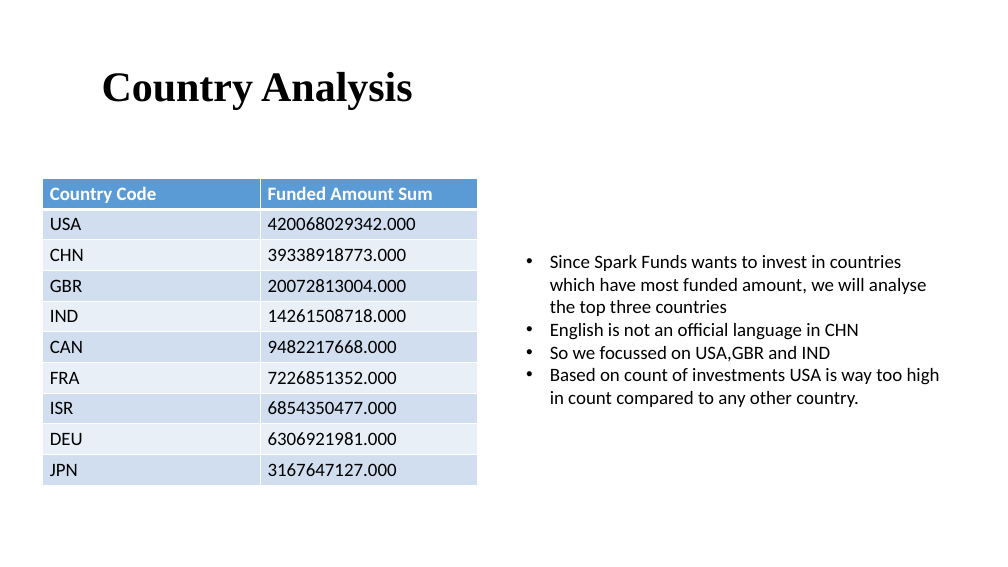
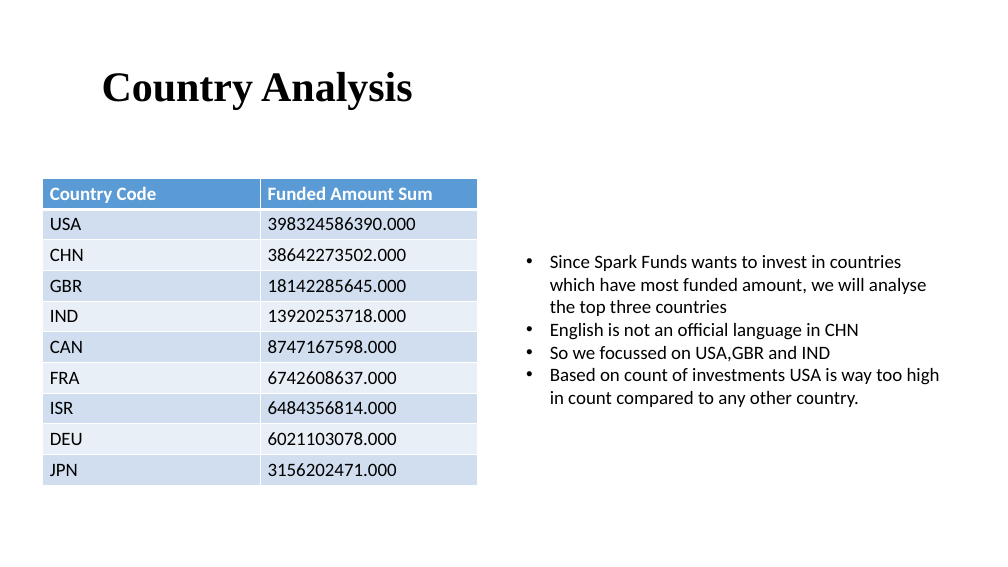
Before and after one commit to sameerg07/EDA_SparkFunds, a slide deck: slide 6 of Data/INVEST.pptx. Drawn at 1008x567 pixels with LibreOffice and Linux fonts; fonts in the diff are those of the drawing; background and template pictures are left out. Boxes give left, top, right and bottom in pixels: in the first picture for what was removed or moved away, otherwise in the second. Text is boxed around its words. In the diff, an @@ line names an element or a change of style, - is before the commit and + after.

```diff
--- a/Data/INVEST.pptx
+++ b/Data/INVEST.pptx
@@ table at (42,178,478,481) @@
-row 2, column 2: 420068029342.000
+row 2, column 2: 398324586390.000
-row 3, column 2: 39338918773.000
+row 3, column 2: 38642273502.000
-row 4, column 2: 20072813004.000
+row 4, column 2: 18142285645.000
-row 5, column 2: 14261508718.000
+row 5, column 2: 13920253718.000
-row 6, column 2: 9482217668.000
+row 6, column 2: 8747167598.000
-row 7, column 2: 7226851352.000
+row 7, column 2: 6742608637.000
-row 8, column 2: 6854350477.000
+row 8, column 2: 6484356814.000
-row 9, column 2: 6306921981.000
+row 9, column 2: 6021103078.000
-row 10, column 2: 3167647127.000
+row 10, column 2: 3156202471.000
```
Also in this commit, not shown: 8 other slides changed, 8 other files.
